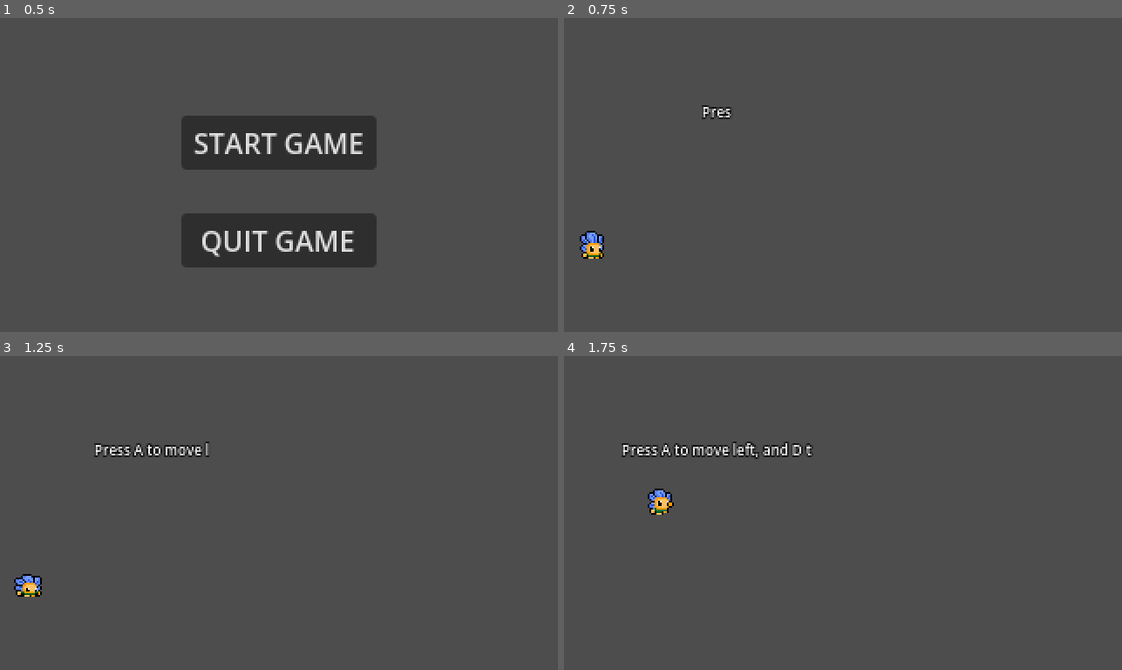
Above: before the commit, frames 1-4 (two rows, left to right).
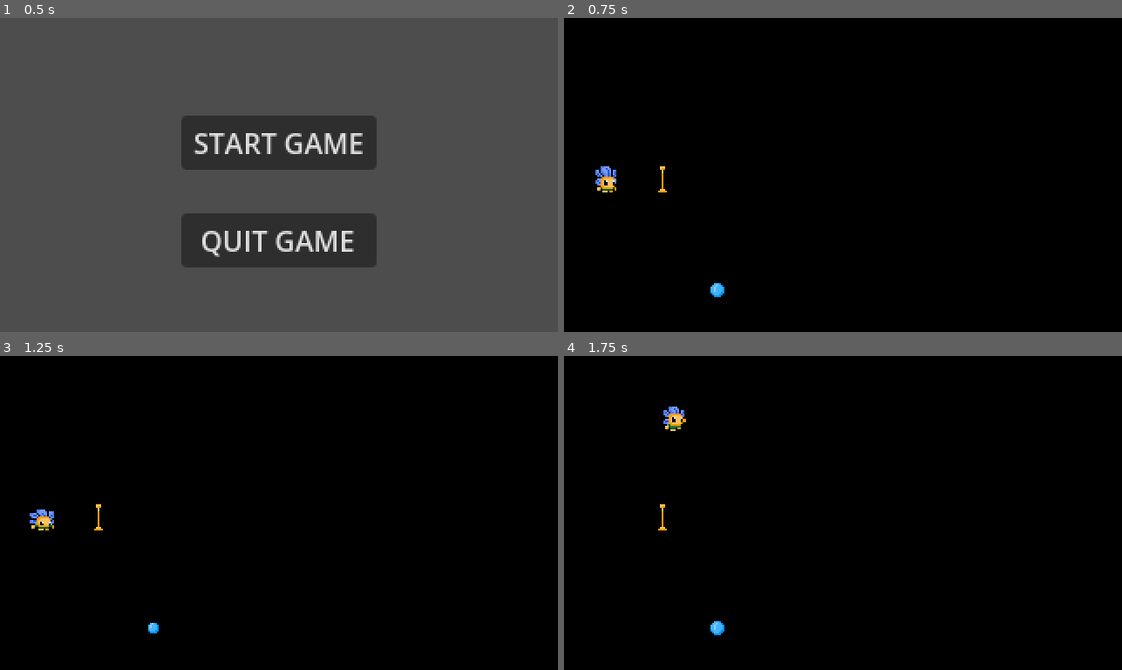
Above: after the commit, the same moments.

Repository: bubblegumlord/Kitty-platformer
Game: Godot game, scene res://managers/game_manager.tscn
Two runs of this game, one before a commit and one after it. Both use one fixed random seed, a clock stepped at 60 frames per second and the inputs below.
Inputs:
- Up to frame 1 (0.5 s): no input
- Up to frame 2 (0.75 s): click "START GAME" at 0.5 s
- Up to frame 3 (1.25 s): no input
- Up to frame 4 (1.75 s): tap A (LEFT) at 1.25 s; hold D (RIGHT) from 1.28 s (still down); tap E (ENTER, bound only after the commit) at 1.35 s; tap Space (JUMP) at 1.52, 1.55 s

Frame 1 is identical in both runs. In frame 2, 100% of the frame differs, in the area x 0-100%, y 0-100%; in frame 3, 100%; in frame 4, 100%.

Commit message:
house level
started work on first proper level, camera rework, minor refactors

Diff:
--- a/characters/player/player.gd
+++ b/characters/player/player.gd
@@ -16,9 +16,9 @@
 const DECELERATION: float = 800
 
 # jump constants
-const JUMP_HEIGHT: float = 60
-const JUMP_TIME_PEAK: float = 0.35
-const JUMP_TIME_DESCENT: float = 0.25
+const JUMP_HEIGHT: float = 80
+const JUMP_TIME_PEAK: float = 0.42
+const JUMP_TIME_DESCENT: float = 0.30
 
 var direction_x: float
 var direction_y: float
--- a/characters/player/player.tscn
+++ b/characters/player/player.tscn
@@ -137,7 +137,7 @@
 }
 
 [sub_resource type="RectangleShape2D" id="RectangleShape2D_508ok"]
-size = Vector2(10, 4)
+size = Vector2(10, 12)
 
 [sub_resource type="CircleShape2D" id="CircleShape2D_508ok"]
 radius = 8.0
@@ -162,7 +162,7 @@
 
 [node name="Collision" type="CollisionShape2D" parent="." unique_id=1890657398]
 visible = false
-position = Vector2(0, 6)
+position = Vector2(0, 2)
 shape = SubResource("RectangleShape2D_508ok")
 
 [node name="Hitboxes" type="Node2D" parent="." unique_id=7215113]
--- a/control/camera/camera.gd
+++ b/control/camera/camera.gd
@@ -1,10 +1,26 @@
 extends Camera2D
 
-@onready var top_left: Marker2D = $TopLeft
-@onready var bot_right: Marker2D = $BotRight
+const ROOM_WIDTH: int = 320
+const ROOM_HEIGHT: int = 180
+const TIMER: float = 0.15
+
+var new_camera_position: Array[int] = [0, 0, 0, 0]
+var change_position: Tween
 
 func _ready() -> void:
-	limit_left = int(top_left.global_position.x)
-	limit_right = int(bot_right.global_position.x)
-	limit_top = int(top_left.global_position.y)
-	limit_bottom = int(bot_right.global_position.y)
+	Globals.UPDATE_CAMERA.connect(update_position)
+
+func update_position(camera_position: Vector2) -> void:
+	new_camera_position[0] = int(camera_position.x)
+	new_camera_position[1] = int(camera_position.x) + ROOM_WIDTH
+	new_camera_position[2] = int(camera_position.y)
+	new_camera_position[3] = int(camera_position.y) + ROOM_HEIGHT
+
+	print(new_camera_position)
+
+	change_position = get_tree().create_tween().set_parallel()
+
+	change_position.tween_property(self, "limit_left", new_camera_position[0], TIMER)
+	change_position.tween_property(self, "limit_right", new_camera_position[1], TIMER)
+	change_position.tween_property(self, "limit_top", new_camera_position[2], TIMER)
+	change_position.tween_property(self, "limit_bottom", new_camera_position[3], TIMER)
--- a/control/camera/camera.tscn
+++ b/control/camera/camera.tscn
@@ -3,6 +3,7 @@
 [ext_resource type="Script" uid="uid://boudxlg4ib3x8" path="res://control/camera/camera.gd" id="1_it3fd"]
 
 [node name="Camera" type="Camera2D" unique_id=1086699227]
+anchor_mode = 0
 process_callback = 0
 position_smoothing_enabled = true
 position_smoothing_speed = 8.0
@@ -11,7 +12,3 @@
 drag_right_margin = 0.1
 editor_draw_drag_margin = true
 script = ExtResource("1_it3fd")
-
-[node name="TopLeft" type="Marker2D" parent="." unique_id=138159030]
-
-[node name="BotRight" type="Marker2D" parent="." unique_id=581957127]
--- /dev/null
+++ b/control/camera/room.gd
@@ -0,0 +1,5 @@
+extends Area2D
+
+func _on_area_entered(_area: Area2D) -> void:
+	print(global_position)
+	Globals.UPDATE_CAMERA.emit(global_position)
--- /dev/null
+++ b/control/camera/room.tscn
@@ -0,0 +1,29 @@
+[gd_scene format=3 uid="uid://ce6c1jxwk34hg"]
+
+[ext_resource type="Script" uid="uid://bhqmih7wcj8ih" path="res://control/camera/room.gd" id="1_ttbtu"]
+
+[sub_resource type="Gradient" id="Gradient_ttbtu"]
+offsets = PackedFloat32Array(0.996118)
+colors = PackedColorArray(0, 0, 0, 1)
+
+[sub_resource type="GradientTexture1D" id="GradientTexture1D_8i0pj"]
+gradient = SubResource("Gradient_ttbtu")
+
+[sub_resource type="RectangleShape2D" id="RectangleShape2D_nqmm6"]
+size = Vector2(304, 164)
+
+[node name="Room" type="Area2D" unique_id=1055840368]
+collision_layer = 0
+collision_mask = 2
+script = ExtResource("1_ttbtu")
+
+[node name="Range" type="Sprite2D" parent="." unique_id=216489979]
+position = Vector2(160, 90.00001)
+scale = Vector2(1.25, 180)
+texture = SubResource("GradientTexture1D_8i0pj")
+
+[node name="Collision" type="CollisionShape2D" parent="." unique_id=905893333]
+position = Vector2(160, 90)
+shape = SubResource("RectangleShape2D_nqmm6")
+
+[connection signal="area_entered" from="." to="." method="_on_area_entered"]
--- a/globals/globals.gd
+++ b/globals/globals.gd
@@ -3,6 +3,7 @@
 signal LOAD_LEVEL(level_path: String)
 signal RESET_LEVEL
 signal RESET_PLAYER
+signal UPDATE_CAMERA(position: Vector2)
 
 var tutorial_labels: Array = [false, false, false, false, false]
 
@@ -16,7 +17,7 @@
 
 var can_reset: bool = false
 
-var jump_count: int = 5
+var jump_count: int = 50000000
 
 func _ready() -> void:
 	for i: int in range(1,100):
--- /dev/null
+++ b/levels/house/house_level.tscn
@@ -0,0 +1,94 @@
+[gd_scene format=3 uid="uid://bimctcm4uucni"]
+
+[ext_resource type="Script" uid="uid://cf5cplj5gacxx" path="res://globals/custom_classes/level_class.gd" id="1_qqjxt"]
+[ext_resource type="PackedScene" uid="uid://ce6c1jxwk34hg" path="res://control/camera/room.tscn" id="2_oq51n"]
+[ext_resource type="PackedScene" uid="uid://c73kf3v3hg1so" path="res://characters/player/player.tscn" id="3_srgcm"]
+[ext_resource type="PackedScene" uid="uid://d1fhfdds1iwhw" path="res://control/camera/camera.tscn" id="4_b50jy"]
+[ext_resource type="PackedScene" uid="uid://cbesvvvfn2gk7" path="res://objects/checkpoint_flag/checkpoint_flag.tscn" id="5_b50jy"]
+[ext_resource type="PackedScene" uid="uid://dxfqgiym8jr45" path="res://objects/collectibles/droplet/droplet.tscn" id="5_srgcm"]
+[ext_resource type="PackedScene" uid="uid://4nr617p1k3nx" path="res://levels/level_transition.tscn" id="7_l47g5"]
+
+[sub_resource type="CircleShape2D" id="CircleShape2D_l47g5"]
+radius = 20.0
+
+[node name="HouseLevel" type="Node2D" unique_id=898858839]
+script = ExtResource("1_qqjxt")
+metadata/_custom_type_script = "uid://cf5cplj5gacxx"
+
+[node name="Camera" parent="." unique_id=1086699227 instance=ExtResource("4_b50jy")]
+
+[node name="Rooms" type="Node2D" parent="." unique_id=579248869]
+position = Vector2(320, 0)
+
+[node name="Room" parent="Rooms" unique_id=1055840368 instance=ExtResource("2_oq51n")]
+
+[node name="Room2" parent="Rooms" unique_id=2029415314 instance=ExtResource("2_oq51n")]
+position = Vector2(320, 0)
+
+[node name="Room3" parent="Rooms" unique_id=118459510 instance=ExtResource("2_oq51n")]
+position = Vector2(320, 180)
+
+[node name="Room4" parent="Rooms" unique_id=1609043008 instance=ExtResource("2_oq51n")]
+position = Vector2(-320, 0)
+
+[node name="Room5" parent="Rooms" unique_id=1709079919 instance=ExtResource("2_oq51n")]
+position = Vector2(-320, 180)
+
+[node name="Room6" parent="Rooms" unique_id=929929317 instance=ExtResource("2_oq51n")]
+position = Vector2(-320, 360)
+
+[node name="Room7" parent="Rooms" unique_id=549817250 instance=ExtResource("2_oq51n")]
+position = Vector2(0, 360)
+
+[node name="Room8" parent="Rooms" unique_id=990467406 instance=ExtResource("2_oq51n")]
+position = Vector2(0, 180)
+
+[node name="Room9" parent="Rooms" unique_id=247916155 instance=ExtResource("2_oq51n")]
+position = Vector2(320, 360)
+
+[node name="Room10" parent="Rooms" unique_id=331608773 instance=ExtResource("2_oq51n")]
+position = Vector2(640, 360)
+
+[node name="Room11" parent="Rooms" unique_id=1966073519 instance=ExtResource("2_oq51n")]
+position = Vector2(960, 360)
+
+[node name="Room12" parent="Rooms" unique_id=154582922 instance=ExtResource("2_oq51n")]
+position = Vector2(640, 180)
+
+[node name="Room13" parent="Rooms" unique_id=1323944442 instance=ExtResource("2_oq51n")]
+position = Vector2(640, 0)
+
+[node name="LevelTransition" parent="." unique_id=1837528155 instance=ExtResource("7_l47g5")]
+position = Vector2(1132, 516)
+level_path = "uid://trmuwa0f5sa2"
+
+[node name="CollisionShape2D" type="CollisionShape2D" parent="LevelTransition" unique_id=66173340]
+shape = SubResource("CircleShape2D_l47g5")
+
+[node name="WorldCollision" type="StaticBody2D" parent="." unique_id=549411033]
+position = Vector2(320, 0)
+
+[node name="Collision" type="CollisionPolygon2D" parent="WorldCollision" unique_id=280525316]
+polygon = PackedVector2Array(-96, 192, 364, 192, 364, 172, 60, 172, 68, 124, 80, 124, 80, 100, -44, 100, -44, 124, -32, 124, -24, 172, -96, 172)
+
+[node name="Collision2" type="CollisionPolygon2D" parent="WorldCollision" unique_id=1267775549]
+polygon = PackedVector2Array(-196, 192, -196, 172, -244, 172, -244, 0, -324, 0, -324, 540, 1280, 540, 1280, 532, -288, 532, -260, 396, 168, 396, 168, 344, 132, 344, 144, 332, 12, 332, 24, 344, -12, 344, -4, 304, -56, 304, -48, 344, -288, 344, -288, 288, -300, 272, -300, 224, -316, 224, -316, 192)
+
+[node name="Objects" type="Node2D" parent="." unique_id=1313262150]
+position = Vector2(320, 0)
+
+[node name="Droplets" type="Node2D" parent="Objects" unique_id=277381600]
+
+[node name="Droplet" parent="Objects/Droplets" unique_id=1270360593 instance=ExtResource("5_srgcm")]
+position = Vector2(88, 156)
+id = 1
+
+[node name="Checkpoints" type="Node2D" parent="Objects" unique_id=1301992657]
+
+[node name="CheckpointFlag" parent="Objects/Checkpoints" unique_id=1104135889 node_paths=PackedStringArray("current_level") instance=ExtResource("5_b50jy")]
+position = Vector2(60, 92)
+current_level = NodePath("../../..")
+id = 1
+
+[node name="Player" parent="Objects" unique_id=1077531745 instance=ExtResource("3_srgcm")]
+position = Vector2(24, 92)
--- a/levels/level_transition.gd
+++ b/levels/level_transition.gd
@@ -1,6 +1,15 @@
 extends Area2D
+
+var can_enter: bool = false
 
 @export var level_path: String
 
 func _on_area_entered(_area: Area2D) -> void:
-	Globals.LOAD_LEVEL.emit(level_path)
+	can_enter = true
+
+func _on_area_exited(_area: Area2D) -> void:
+	can_enter = false
+
+func _input(_event: InputEvent) -> void:
+	if Input.is_action_just_pressed("ENTER") and can_enter:
+		Globals.LOAD_LEVEL.emit(level_path)
--- a/levels/level_transition.tscn
+++ b/levels/level_transition.tscn
@@ -1,17 +1,11 @@
 [gd_scene format=3 uid="uid://4nr617p1k3nx"]
 
 [ext_resource type="Script" uid="uid://5lfqv407mkuj" path="res://levels/level_transition.gd" id="1_smikd"]
-
-[sub_resource type="RectangleShape2D" id="RectangleShape2D_u45vb"]
-size = Vector2(80, 64)
 
 [node name="LevelTransition" type="Area2D" unique_id=1837528155]
 collision_layer = 0
 collision_mask = 2
 script = ExtResource("1_smikd")
 
-[node name="Collision" type="CollisionShape2D" parent="." unique_id=1730853783]
-shape = SubResource("RectangleShape2D_u45vb")
-debug_color = Color(0.9779436, 0, 0.40385717, 0.41960785)
-
 [connection signal="area_entered" from="." to="." method="_on_area_entered"]
+[connection signal="area_exited" from="." to="." method="_on_area_exited"]
--- a/levels/test_levels/test_level.tscn
+++ /dev/null
@@ -1,54 +0,0 @@
-[gd_scene format=3 uid="uid://ddbxmdi4cpi8b"]
-
-[ext_resource type="PackedScene" uid="uid://c73kf3v3hg1so" path="res://characters/player/player.tscn" id="1_mo4vu"]
-[ext_resource type="PackedScene" uid="uid://dxfqgiym8jr45" path="res://objects/collectibles/droplet/droplet.tscn" id="2_n6wdg"]
-[ext_resource type="PackedScene" uid="uid://cbesvvvfn2gk7" path="res://objects/checkpoint_flag/checkpoint_flag.tscn" id="4_1digy"]
-[ext_resource type="PackedScene" uid="uid://4nr617p1k3nx" path="res://levels/level_transition.tscn" id="5_4her3"]
-[ext_resource type="PackedScene" uid="uid://5qwa54fye20k" path="res://characters/enemies/fly/fly.tscn" id="6_dvnjj"]
-[ext_resource type="PackedScene" uid="uid://7fxi1w8re56g" path="res://objects/ladder/ladder.tscn" id="6_n6wdg"]
-[ext_resource type="PackedScene" uid="uid://cfjlg7so2dcdu" path="res://characters/enemies/house_spider/house_spider.tscn" id="7_dvnjj"]
-
-[sub_resource type="RectangleShape2D" id="RectangleShape2D_x25rp"]
-size = Vector2(192, 48)
-
-[node name="TestLevel" type="Node2D" unique_id=1561712556]
-
-[node name="StaticBody2D" type="StaticBody2D" parent="." unique_id=769988357]
-position = Vector2(96, 168)
-collision_mask = 0
-
-[node name="CollisionShape2D" type="CollisionShape2D" parent="StaticBody2D" unique_id=80696491]
-shape = SubResource("RectangleShape2D_x25rp")
-
-[node name="StaticBody2D2" type="StaticBody2D" parent="." unique_id=145264321]
-position = Vector2(240, 128)
-collision_mask = 0
-
-[node name="CollisionShape2D" type="CollisionShape2D" parent="StaticBody2D2" unique_id=1850299795]
-shape = SubResource("RectangleShape2D_x25rp")
-
-[node name="Droplet" parent="." unique_id=1270360593 instance=ExtResource("2_n6wdg")]
-position = Vector2(64, 64)
-id = 5
-
-[node name="Checkpoint" parent="." unique_id=1104135889 node_paths=PackedStringArray("current_level") instance=ExtResource("4_1digy")]
-position = Vector2(200, 96)
-current_level = NodePath("..")
-id = 1
-
-[node name="LevelTransition" parent="." unique_id=1837528155 instance=ExtResource("5_4her3")]
-position = Vector2(288, 72)
-level_path = "uid://ctj7ptsgfm2c6"
-
-[node name="Ladder" parent="." unique_id=1564712257 instance=ExtResource("6_n6wdg")]
-position = Vector2(136, 136)
-length = 3.0
-
-[node name="Fly" parent="." unique_id=1560395568 instance=ExtResource("6_dvnjj")]
-position = Vector2(104, 80)
-
-[node name="HouseSpider" parent="." unique_id=717715883 instance=ExtResource("7_dvnjj")]
-position = Vector2(64, 36)
-
-[node name="Player" parent="." unique_id=1077531745 instance=ExtResource("1_mo4vu")]
-position = Vector2(24, 136)
--- a/levels/test_levels/test_level_2.tscn
+++ /dev/null
@@ -1,46 +0,0 @@
-[gd_scene format=3 uid="uid://ctj7ptsgfm2c6"]
-
-[ext_resource type="PackedScene" uid="uid://c73kf3v3hg1so" path="res://characters/player/player.tscn" id="1_cva2o"]
-[ext_resource type="PackedScene" uid="uid://dxfqgiym8jr45" path="res://objects/collectibles/droplet/droplet.tscn" id="2_3cokv"]
-[ext_resource type="PackedScene" uid="uid://b18k51p75crcn" path="res://characters/enemies/snail/snail.tscn" id="3_yqegd"]
-[ext_resource type="PackedScene" uid="uid://cbesvvvfn2gk7" path="res://objects/checkpoint_flag/checkpoint_flag.tscn" id="4_phucd"]
-[ext_resource type="PackedScene" uid="uid://4nr617p1k3nx" path="res://levels/level_transition.tscn" id="5_3cokv"]
-
-[sub_resource type="RectangleShape2D" id="RectangleShape2D_3cokv"]
-size = Vector2(192, 48)
-
-[node name="TestLevel2" type="Node2D" unique_id=681220125]
-
-[node name="Player" parent="." unique_id=1077531745 instance=ExtResource("1_cva2o")]
-position = Vector2(136, 120)
-
-[node name="StaticBody2D" type="StaticBody2D" parent="." unique_id=973228959]
-position = Vector2(72, 152)
-collision_mask = 0
-
-[node name="CollisionShape2D" type="CollisionShape2D" parent="StaticBody2D" unique_id=223626344]
-shape = SubResource("RectangleShape2D_3cokv")
-
-[node name="StaticBody2D2" type="StaticBody2D" parent="." unique_id=1815122461]
-position = Vector2(288, 128)
-collision_mask = 0
-
-[node name="CollisionShape2D" type="CollisionShape2D" parent="StaticBody2D2" unique_id=1596920499]
-shape = SubResource("RectangleShape2D_3cokv")
-
-[node name="Fish" parent="." unique_id=1270360593 instance=ExtResource("2_3cokv")]
-position = Vector2(216, 80)
-id = 8
-
-[node name="Dachshund" parent="." unique_id=1706440273 instance=ExtResource("3_yqegd")]
-position = Vector2(72, 24)
-direction = 90
-
-[node name="Checkpoint" parent="." unique_id=1104135889 node_paths=PackedStringArray("current_level") instance=ExtResource("4_phucd")]
-position = Vector2(16, 120)
-current_level = NodePath("..")
-id = 2
-
-[node name="LevelTransition" parent="." unique_id=1837528155 instance=ExtResource("5_3cokv")]
-position = Vector2(296, 72)
-level_path = "uid://ddbxmdi4cpi8b"
--- a/levels/tutorial/tutorial_level.tscn
+++ b/levels/tutorial/tutorial_level.tscn
@@ -97,12 +97,7 @@
 position = Vector2(16, 128)
 
 [node name="Camera" parent="Objects/Player" unique_id=1086699227 instance=ExtResource("6_pyiwh")]
-
-[node name="TopLeft" parent="Objects/Player/Camera" index="0" unique_id=138159030]
 position = Vector2(-16, -128)
-
-[node name="BotRight" parent="Objects/Player/Camera" index="1" unique_id=581957127]
-position = Vector2(1488, 48)
 
 [node name="CheckpointFlag" parent="Objects" unique_id=1104135889 node_paths=PackedStringArray("current_level") instance=ExtResource("7_r8lhe")]
 visible = false
--- a/menus/main_menu.gd
+++ b/menus/main_menu.gd
@@ -1,6 +1,6 @@
 extends Node2D
 
-@export var starting_level: String = "uid://trmuwa0f5sa2"
+@export var starting_level: String = "uid://bimctcm4uucni"
 
 func _on_start_game_button_up() -> void:
 	Globals.LOAD_LEVEL.emit(starting_level)
--- a/project.godot
+++ b/project.godot
@@ -103,6 +103,11 @@
 "events": [Object(InputEventKey,"resource_local_to_scene":false,"resource_name":"","device":-1,"window_id":0,"alt_press …(192 unchanged characters)…
 ]
 }
+ENTER={
+"deadzone": 0.2,
+"events": [Object(InputEventKey,"resource_local_to_scene":false,"resource_name":"","device":-1,"window_id":0,"alt_pressed":false,"shift_pressed":false,"ctrl_pressed":false,"meta_pressed":false,"pressed":false,"keycode":0,"physical_keycode":69,"key_label":0,"unicode":101,"location":0,"echo":false,"script":null)
+]
+}
 
 [layer_names]
 
Not shown, added: control/camera/room.gd.uid
